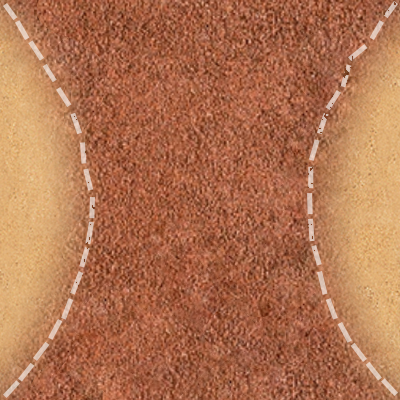
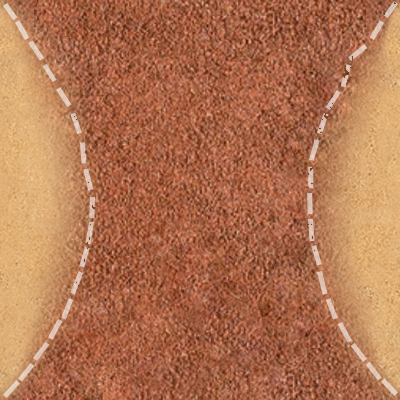
Layer changes from the first (400, 400) image to the second:
painted on "Слой 2" over [0, 0, 400, 400]
